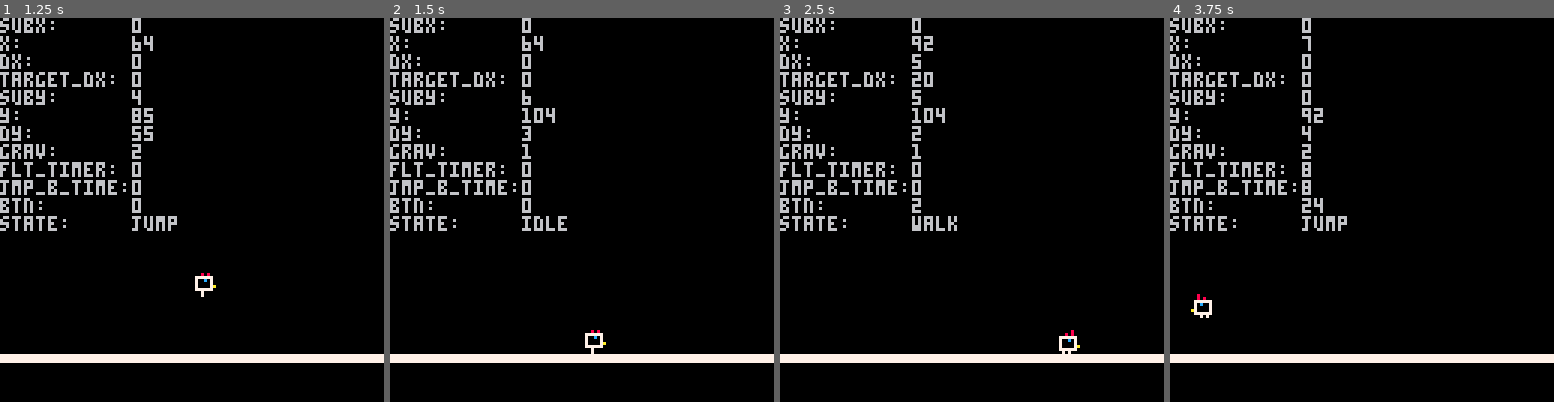
Above: before the commit, frames 1-4 (left to right).
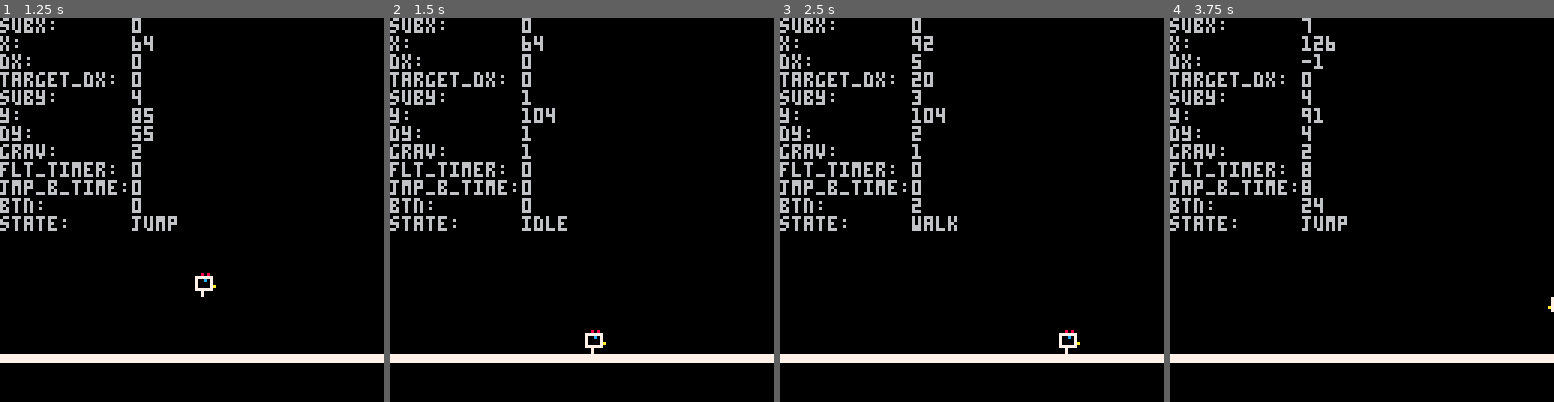
Above: after the commit, the same moments.

Repository: jmcarlson0320/chicken
Game: PICO-8 cartridge chicken.p8
The game is run twice, just before and just after one commit, with the same random seed, the same clock (stepped at 60 frames per second) and the same inputs.
Inputs (mouse positions are in pixels of both pictures, inside the frame that each line leads up to):
- Up to frame 1 (1.25 s): tap X (X key) at 0.33, 1.07 s; click (280, 121) at 0.67 s; tap O (Z key) at 0.7 s; click (46, 267) at 1.22 s
- Up to frame 2 (1.5 s): no input
- Up to frame 3 (2.5 s): hold Right 1.6-2.1 s; tap O (Z key) at 1.7, 2.1 s; click (887, 114) at 1.77 s; tap X (X key) at 1.85 s; hold Up 2.15-2.42 s; click (952, 259) at 2.32 s; hold Right from 2.47 s (still down)
- Up to frame 4 (3.75 s): tap O (Z key) every 0.4 s from 2.5 to 3.7 s; click (1404, 106) at 2.87 s; tap X (X key) at 2.97 s; release Right at 3.03 s; hold Left 3.08-3.58 s; click (1465, 256) at 3.42 s; hold Down from 3.63 s (still down)

Frame 1 is identical in both runs. In frame 2, less than 0.1% of the frame differs, in the area x 34-37%, y 18-32%; in frame 3, 0.2%; in frame 4, 0.6%, in the area x 5-100%, y 0-79%.

Commit message:
Factor player state machine

Diff:
--- a/chicken.p8
+++ b/chicken.p8
@@ -3,8 +3,9 @@
 __lua__
 --main
 SUB_PIXEL = 8
-DX_MAX_WALK = 20
-DX_MAX_RUN = 36
+CRAWL_SPEED = 5
+WALK_SPEED = 20
+RUN_SPEED = 36
 WORLD_GRAVITY = 1
 JUMP_GRAVITY = 1
 FALL_GRAVITY = 2
@@ -78,6 +79,7 @@
 		dx = 0,
 		dy = 0,
 		target_dx = 0,
+		target_speed = WALK_SPEED,
 		gravity = WORLD_GRAVITY,
 		float_timer = 0,
 		jump_buffer_timer = JUMP_BUFFER_TIME,
@@ -126,70 +128,50 @@
 		p.jump_buffer_timer -= 1
 	end
 
+	local move_dir = 0
+	if btn(0) then
+		move_dir -= 1
+		p.facing = "left"
+	end
+	if btn(1) then
+		move_dir += 1
+		p.facing = "right"
+	end
+
 	if p.state == "idle" then
-		--crouch
-		if btn(3) then
-			p.current_animation = "sitting"
-		end
-		--stand
-		if not btn(3) then
-			p.current_animation = "standing"
-		end
-		--left
-		if btn(0) then
-			p.target_dx = -DX_MAX_WALK
-			p.facing = "left"
+		if move_dir ~= 0 then
+			p.target_speed = WALK_SPEED
 			p.current_animation = "walking"
 			p.state = "walk"
 		end
-		--right
-		if btn(1) then
-			p.target_dx = DX_MAX_WALK
-			p.facing = "right"
-			p.current_animation = "walking"
-			p.state = "walk"
-		end
-		--crawl left
-		if btn(0) and btn(3) then
-			p.target_dx = -DX_MAX_WALK / 4
-			p.facing = "left"
+		if btn(3) then
+			p.target_speed = CRAWL_SPEED
 			p.current_animation = "sitting"
 			p.state = "crawl"
 		end
-		--crawl right
-		if btn(1) and btn(3) then
-			p.target_dx = DX_MAX_WALK / 4
-			p.facing = "right"
-			p.current_animation = "sitting"
-			p.state = "crawl"
-		end
-		-- jump
 		if btnp(4) or p.jump_buffer_timer > 0 then
 			p.dy = -JUMP_SPEED
 			p.on_ground = false
 			p.gravity = JUMP_GRAVITY
 			p.float_timer = 20
 			p.current_animation = "jumping"
+			p.target_speed = WALK_SPEED
 			p.state = "jump"
 		end
-	elseif p.state == "crawl" then
-		--moving at or below crawl speed
-		if (p.dx == p.target_dx) or (sgn(p.dx) < sgn(p.target_dx)) then
-			p.current_animation = "crawling"
-		end
-		--decelerating/sliding
-		if sgn(p.dx) > sgn(p.target_dx) then
+	elseif p.state == "walk" then
+		if (move_dir == 0) and (p.dx == 0) then
+			p.current_animation = "standing"
+			p.state = "idle"
+		end
+		if (move_dir ~= 0) and btn(5) then
+			p.target_speed = RUN_SPEED
+			p.current_animation = "running"
+			p.state = "run"
+		end
+		if btn(3) then
+			p.target_speed = CRAWL_SPEED
 			p.current_animation = "sitting"
-		end
-		--stop crouching
-		if not btn(3) then
-			p.current_animation = "walking"
-			p.state = "walk"
-		end
-		if btn() & 0x03 == 0 then
-			p.target_dx = 0
-			p.current_animation = "sitting"
-			p.state = "idle"
+			p.state = "crawl"
 		end
 		if btnp(4) or p.jump_buffer_timer > 0 then
 			p.dy = -JUMP_SPEED
@@ -197,57 +179,19 @@
 			p.gravity = JUMP_GRAVITY
 			p.float_timer = 20
 			p.current_animation = "jumping"
+			p.target_speed = WALK_SPEED
 			p.state = "jump"
 		end
-	elseif p.state == "walk" then
-		-- left
-		if btn(0) then
-			p.target_dx = -DX_MAX_WALK
-			p.facing = "left"
-		end
-		-- right
-		if btn(1) then
-			p.target_dx = DX_MAX_WALK
-			p.facing = "right"
-		end
-		-- run left
-		if btn(5) and btn(0) then
-			p.target_dx = -DX_MAX_RUN
-			p.facing = "left"
-			p.current_animation = "running"
-			p.state = "run"
-		end
-		-- run right
-		if btn(5) and btn(1) then
-			p.target_dx = DX_MAX_RUN
-			p.facing = "right"
-			p.current_animation = "running"
-			p.state = "run"
-		end
-		if btn(3) and btn(0) then
-			p.target_dx = -DX_MAX_WALK / 4
-			p.facing = "left"
+	elseif p.state == "run" then
+		if (move_dir == 0) or (not btn(5)) then
+			p.target_speed = WALK_SPEED
+			p.current_animation = "walking"
+			p.state = "walk"
+		end
+		if btn(3) then
+			p.target_speed = CRAWL_SPEED
 			p.current_animation = "sitting"
 			p.state = "crawl"
-		end
-		if btn(3) and btn(1) then
-			p.target_dx = DX_MAX_WALK / 4
-			p.facing = "right"
-			p.current_animation = "sitting"
-			p.state = "crawl"
-		end
-		if btn(3) then
-			p.current_animation = "sitting"
-			p.state = "crawl"
-		end
-		-- coasting
-		if btn() & 0x03 == 0 then
-			p.target_dx = 0
-		end
-		-- not moving
-		if (btn() & 0x03 == 0) and (p.dx == 0) then
-			p.current_animation = "standing"
-			p.state = "idle"
 		end
 		if btnp(4) or p.jump_buffer_timer > 0 then
 			p.dy = -JUMP_SPEED
@@ -255,67 +199,24 @@
 			p.gravity = JUMP_GRAVITY
 			p.float_timer = 20
 			p.current_animation = "jumping"
+			p.target_speed = RUN_SPEED
 			p.state = "jump"
 		end
-	elseif p.state == "run" then
-		-- run left
-		if btn(0) then
-			p.target_dx = -DX_MAX_RUN
-			p.facing = "left"
-		end
-		-- run right
-		if btn(1) then
-			p.target_dx = DX_MAX_RUN
-			p.facing = "right"
-		end
-		if btn(3) and btn(0) then
-			p.target_dx = -DX_MAX_WALK / 4
-			p.facing = "left"
+	elseif p.state == "crawl" then
+		if move_dir ~= 0 and abs(p.dx) <= abs(p.target_dx) then
+			p.current_animation = "crawling"
+		else
 			p.current_animation = "sitting"
-			p.state = "crawl"
-		end
-		if btn(3) and btn(1) then
-			p.target_dx = DX_MAX_WALK / 4
-			p.facing = "right"
-			p.current_animation = "sitting"
-			p.state = "crawl"
-		end
-		-- released run or direction
-		if (btn() & 0x03 == 0) or (not btn(5)) then
+		end
+		if not btn(3) then
+			p.target_speed = WALK_SPEED
 			p.current_animation = "walking"
 			p.state = "walk"
-		end
-		if btnp(4) or p.jump_buffer_timer > 0 then
-			p.dy = -JUMP_SPEED
-			p.on_ground = false
-			p.gravity = JUMP_GRAVITY
-			p.float_timer = 20
-			p.current_animation = "jumping"
-			p.state = "jump"
 		end
 	elseif p.state == "jump" then
 		if p.float_timer > 0 then
 			p.float_timer -= 1
 		end
-		if btn(0) then
-			p.target_dx = -DX_MAX_WALK
-			p.facing = "left"
-		end
-		if btn(1) then
-			p.target_dx = DX_MAX_WALK
-			p.facing = "right"
-		end
-		if btn(0) and btn(5) then
-			p.target_dx = -DX_MAX_RUN
-			p.facing = "left"
-		end
-		if btn(1) and btn(5) then
-			p.target_dx = DX_MAX_RUN
-			p.facing = "right"
-		end
-		if btn() & 0x03 == 0 then
-			p.target_dx = 0
-		end
 		if not btn(4) then
 			p.gravity = FALL_GRAVITY
 		end
@@ -325,20 +226,24 @@
 		if btnp(4) then
 			p.jump_buffer_timer = JUMP_BUFFER_TIME
 		end
+		if not btn(5) then
+			p.target_speed = WALK_SPEED
+		end
 		if p.on_ground then
 			p.gravity = WORLD_GRAVITY
-			p.current_animation = "standing"
-			p.state = "idle"
+			p.current_animation = "walking"
+			p.state = "walk"
 		end
 	end
 
 	-- X movement
 	--	vel += acc
 	--	pos += vel
+	p.target_dx = move_dir * p.target_speed
 	if p.target_dx - p.dx ~= 0 then
 		local acc = sgn(p.target_dx - p.dx)
 		-- apply brakes if on ground
-		if p.on_ground and ((p.target_dx > 0 and p.dx < 0) or (p.target_dx < 0 and p.dx > 0)) then
+		if (p.target_dx > 0 and p.dx < 0) or (p.target_dx < 0 and p.dx > 0) then
 			acc *= 2
 		end
 		p.dx += acc -- vel += acc
@@ -399,6 +305,7 @@
 				if obj.dy > 0 then
 					obj.on_ground = true
 					obj.dy = 0
+					obj.sub_y = 0
 				end
 				break
 			end
@@ -431,18 +338,18 @@
 
 --mouse
 function mouse_init()
--- enable mouse
- poke(0x5f2d,1)
+	-- enable mouse
+	poke(0x5f2d, 1)
 end
 
 function mouse_pos()
-	local x=stat(32)-1
-	local y=stat(33)-1
-	return x,y
+	local x = stat(32) - 1
+	local y = stat(33) - 1
+	return x, y
 end
 
 function mouse_button()
- return stat(34)
+	return stat(34)
 end
 __gfx__
 00000000007777777777777777777700007777777777777777777700777777777777777777777777000000000000000000000000000000000000000000000000
